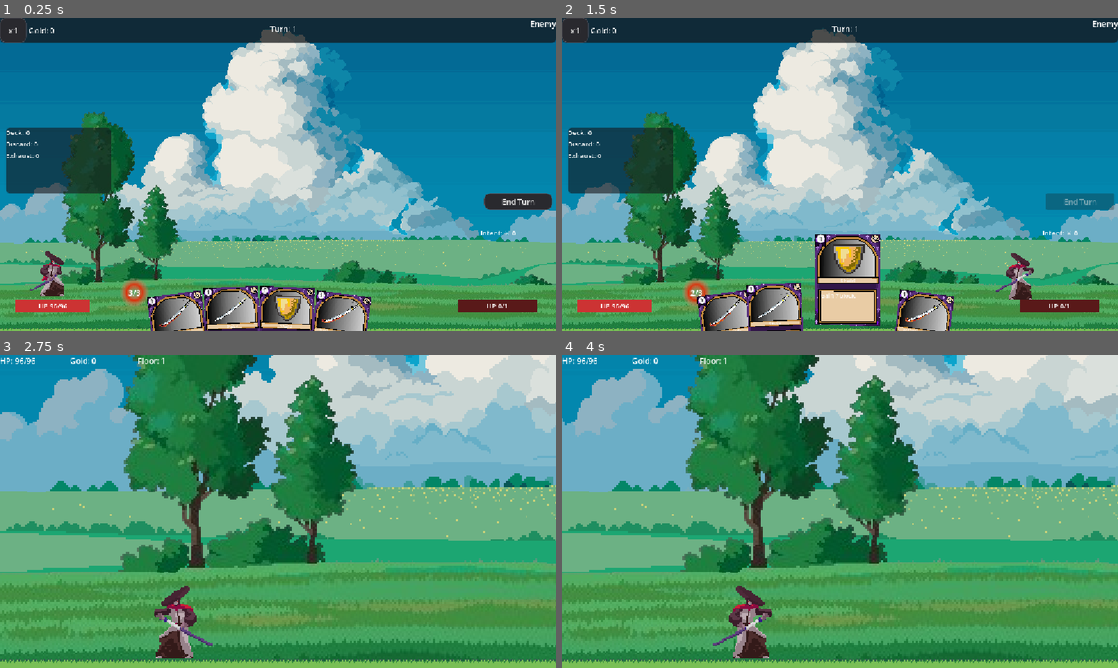
Above: before the commit, frames 1-4 (two rows, left to right).
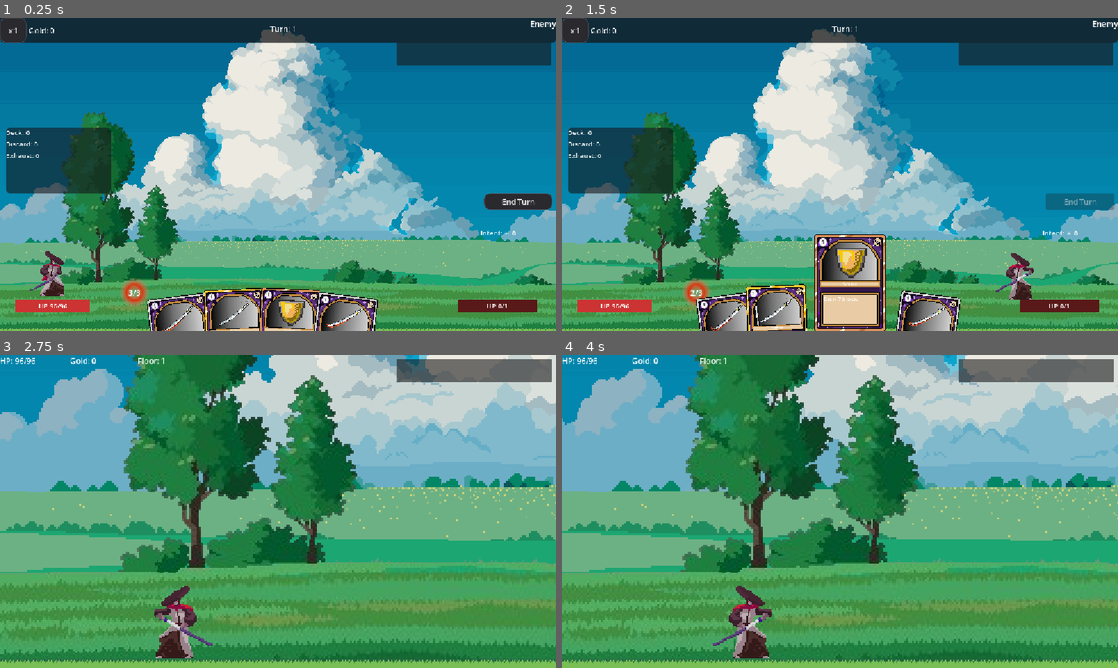
Above: after the commit, the same moments.

Repository: kirimpl/CardGame
Game: Godot game, scene res://fight.tscn
Same seed, same stepped clock (60 frames per second), same inputs: the game is played once before the commit and once after it. This scene is started directly instead of the project's main scene. The engine's default icon, where the game draws it, is replaced by a stand-in: a white triangle on a blue panel in a dark square.
Inputs (mouse positions are in pixels of both pictures, inside the frame that each line leads up to):
- Up to frame 1 (0.25 s): no input
- Up to frame 2 (1.5 s): tap Enter (ui_accept) at 0.5, 0.77 s; move the mouse to (795, 324) at 0.52 s; hold D (ui_right) from 0.53 s (still down); click (795, 324) at 0.6 s; move the mouse to (867, 324) at 1.27 s; click (867, 324) at 1.35 s
- Up to frame 3 (2.75 s): tap Enter (ui_accept) at 1.52 s; move the mouse to (333, 442) at 2.02 s; release D (ui_right) at 2.03 s; hold A (ui_left) from 2.03 s (still down); hold E (interact) from 2.03 s (still down); click (333, 442) at 2.3 s
- Up to frame 4 (4 s): move the mouse to (812, 574) at 2.77 s; release A (ui_left) at 2.78 s; release E (interact) at 2.78 s; hold D (ui_right) from 2.78 s (still down); click (812, 574) at 2.85 s; tap Enter (ui_accept) at 3.02, 3.77 s; move the mouse to (1006, 558) at 3.52 s; click (1006, 558) at 3.6 s

The runs differ from the first frame. In frame 1, 5.6% of the frame differs, in the area x 26-100%, y 7-100%; in frame 2, 7.0%, in the area x 24-100%, y 7-100%; in frame 3, 2.0%; in frame 4, 2.0%.

Commit message:
add rarity system and relics, also added a new card and updated the card view to show rarity and relics

Diff:
--- a/Autoload/RunManager.gd
+++ b/Autoload/RunManager.gd
@@ -4,25 +4,29 @@
 @export var start_floor: int = 1
 @export var start_act: int = 1
 @export var start_gold: int = 0
-@export var max_hp: int = 96
+@export var base_max_hp: int = 96
 @export_range(1, 20, 1) var battle_speed_min: int = 1
 @export_range(1, 20, 1) var battle_speed_max: int = 5
 @export_range(1, 100, 1) var floors_per_act: int = 9
 @export_range(1, 100, 1) var boss_floor: int = 10
 @export_range(0.0, 1.0, 0.01) var elite_chance: float = 0.24
 @export_range(1.0, 5.0, 0.05) var elite_gold_multiplier: float = 1.65
+@export var starting_relics: Array[RelicData] = []
 
 var current_floor: int = 1
 var current_act: int = 1
 var gold: int = 0
 var pending_gold: int = 0
 var battle_speed_mult: int = 1
+var max_hp: int = 96
 var current_hp: int = 100
 var current_enemy_data: EnemyData = null
 var current_enemy_is_elite: bool = false
 var returning_from_fight: bool = false
 var reward_claimed: bool = false
 var deck: Array[CardData] = []
+var relics: Array[RelicData] = []
+var consumed_one_shot_relic_indices: Dictionary = {}
 
 # --- Пулы врагов ---
 var normal_enemies: Array[EnemyData] = []
@@ -116,6 +120,7 @@
 	current_floor = start_floor
 	current_act = start_act
 	gold = start_gold
+	max_hp = base_max_hp
 	current_hp = max_hp
 	current_enemy_data = null
 	battle_speed_mult = clampi(battle_speed_mult, battle_speed_min, battle_speed_max)
@@ -123,6 +128,10 @@
 	returning_from_fight = false
 	reward_claimed = false
 	deck.clear()
+	relics.clear()
+	consumed_one_shot_relic_indices.clear()
+	for relic in starting_relics:
+		add_relic(relic, false)
 
 
 func next_floor():
@@ -148,3 +157,93 @@
 		return "ELITE"
 
 	return "NORMAL"
+
+
+func add_relic(relic: RelicData, heal_to_full_on_add: bool = false) -> void:
+	if relic == null:
+		return
+	if relic.id != "" and has_relic_id(relic.id):
+		return
+	var relic_copy: RelicData = relic.duplicate(true) as RelicData
+	if relic_copy == null:
+		relic_copy = relic
+	relics.append(relic_copy)
+	_recalculate_derived_stats()
+
+	var heal_amount: int = max(0, relic_copy.heal_on_pickup_flat)
+	if relic_copy.heal_on_pickup_percent > 0.0:
+		heal_amount += int(round(float(max_hp) * relic_copy.heal_on_pickup_percent))
+	if heal_to_full_on_add:
+		current_hp = max_hp
+	elif heal_amount > 0:
+		current_hp = min(max_hp, current_hp + heal_amount)
+
+
+func _recalculate_derived_stats() -> void:
+	var hp_bonus: int = 0
+	for relic in relics:
+		if relic == null:
+			continue
+		hp_bonus += relic.max_hp_bonus
+	max_hp = max(1, base_max_hp + hp_bonus)
+	current_hp = min(current_hp, max_hp)
+
+
+func try_trigger_relic_revive() -> bool:
+	for i in range(relics.size()):
+		var relic: RelicData = relics[i]
+		if relic == null:
+			continue
+		if not relic.one_time_revive:
+			continue
+		if consumed_one_shot_relic_indices.has(i):
+			continue
+		consumed_one_shot_relic_indices[i] = true
+		var pct: float = clampf(relic.revive_hp_percent, 0.01, 1.0)
+		current_hp = max(1, int(round(float(max_hp) * pct)))
+		return true
+	return false
+
+
+func apply_relic_card_modifiers(card: CardData) -> void:
+	if card == null:
+		return
+	for relic in relics:
+		if relic == null:
+			continue
+		if not relic.has_card_stat_modifiers():
+			continue
+		if not _relic_matches_card(relic, card):
+			continue
+
+		if relic.attack_damage_bonus != 0:
+			card.damage = max(0, card.damage + relic.attack_damage_bonus)
+		if relic.defense_bonus != 0:
+			card.defense = max(0, card.defense + relic.defense_bonus)
+		if relic.cost_delta != 0:
+			card.cost = max(0, card.cost + relic.cost_delta)
+		if relic.effect_durability_bonus != 0:
+			card.effect_durability = max(0, card.effect_durability + relic.effect_durability_bonus)
+		if relic.buff_charges_bonus != 0:
+			card.buff_charges = max(0, card.buff_charges + relic.buff_charges_bonus)
+
+
+func _relic_matches_card(relic: RelicData, card: CardData) -> bool:
+	if not relic.card_id_filters.is_empty() and not relic.card_id_filters.has(card.id):
+		return false
+	if relic.use_card_type_filter and card.get_card_type() != relic.card_type_filter:
+		return false
+	if relic.require_upgraded_card and not card.is_upgraded():
+		return false
+	return true
+
+
+func has_relic_id(relic_id: String) -> bool:
+	if relic_id == "":
+		return false
+	for relic in relics:
+		if relic == null:
+			continue
+		if relic.id == relic_id:
+			return true
+	return false
--- a/Cards/CardData.gd
+++ b/Cards/CardData.gd
@@ -16,7 +16,7 @@
 
 enum CardType { ATTACK, DEFENSE, BUFF }
 enum BuffKind { NONE, ENCHANT_ATTACK_EFFECT }
-enum Rarity { COMMON, UNCOMMON, RARE }
+enum Rarity { COMMON, UNCOMMON, RARE, LEGENDARY }
 
 @export_group("Meta")
 @export var rarity: Rarity = Rarity.COMMON
@@ -183,5 +183,7 @@
 			return "Uncommon"
 		Rarity.RARE:
 			return "Rare"
+		Rarity.LEGENDARY:
+			return "Legendary"
 		_:
 			return "Common"
--- a/Cards/Data/Attack/BlazingStrike.tres
+++ b/Cards/Data/Attack/BlazingStrike.tres
@@ -1,7 +1,7 @@
-[gd_resource type="Resource" script_class="CardData" format=3]
+[gd_resource type="Resource" script_class="CardData" format=3 uid="uid://c4rjhf4yvv67b"]
 
-[ext_resource type="Script" path="res://Cards/CardData.gd" id="1"]
-[ext_resource type="Resource" path="res://Cards/Effects/Burn.tres" id="2"]
+[ext_resource type="Script" uid="uid://be11khx8iq8gm" path="res://Cards/CardData.gd" id="1"]
+[ext_resource type="Resource" uid="uid://1s1avov45a4l" path="res://Cards/Effects/Burn.tres" id="2"]
 
 [resource]
 script = ExtResource("1")
--- a/Cards/Data/Attack/Strike.tres
+++ b/Cards/Data/Attack/Strike.tres
@@ -8,5 +8,5 @@
 title = "Strike"
 description = "Deal 6 damage."
 damage = 6
-rarity = 0
+rarity = 3
 metadata/_custom_type_script = "uid://be11khx8iq8gm"
--- /dev/null
+++ b/Cards/RarityRam/Common.tres
@@ -0,0 +1,7 @@
+[gd_resource type="AtlasTexture" format=3 uid="uid://2pljccu2ek2a"]
+
+[ext_resource type="Texture2D" uid="uid://bkj2b227f73tr" path="res://Asset/Card/Modular_Fantasy_Cards_Spritesheet.png" id="1_p5wvu"]
+
+[resource]
+atlas = ExtResource("1_p5wvu")
+region = Rect2(456, 0, 76, 103)
--- /dev/null
+++ b/Cards/RarityRam/Legendary.tres
@@ -0,0 +1,7 @@
+[gd_resource type="AtlasTexture" format=3 uid="uid://do7k10b4vekxn"]
+
+[ext_resource type="Texture2D" uid="uid://bkj2b227f73tr" path="res://Asset/Card/Modular_Fantasy_Cards_Spritesheet.png" id="1_hsrp6"]
+
+[resource]
+atlas = ExtResource("1_hsrp6")
+region = Rect2(608, 0, 77, 103)
--- /dev/null
+++ b/Cards/RarityRam/Rare.tres
@@ -0,0 +1,7 @@
+[gd_resource type="AtlasTexture" format=3 uid="uid://btjucsir8ktrc"]
+
+[ext_resource type="Texture2D" uid="uid://bkj2b227f73tr" path="res://Asset/Card/Modular_Fantasy_Cards_Spritesheet.png" id="1_6oyti"]
+
+[resource]
+atlas = ExtResource("1_6oyti")
+region = Rect2(532, 0, 76, 103)
--- /dev/null
+++ b/Relic/Data/PhoenixFeather.tres
@@ -0,0 +1,12 @@
+[gd_resource type="Resource" script_class="RelicData" format=3 uid="uid://b7kc1wrcwxn14"]
+
+[ext_resource type="Script" uid="uid://2byr5g5sl7w2" path="res://Relic/RelicData.gd" id="1"]
+
+[resource]
+script = ExtResource("1")
+id = "phoenix_feather"
+title = "Phoenix Feather"
+description = "One time: if you would die, revive at 30% HP."
+rarity = 3
+one_time_revive = true
+card_id_filters = null
--- /dev/null
+++ b/Relic/Data/Test.tres
@@ -0,0 +1,8 @@
+[gd_resource type="Resource" script_class="RelicData" format=3 uid="uid://c2xxiuabjyvvt"]
+
+[ext_resource type="Script" uid="uid://2byr5g5sl7w2" path="res://Relic/RelicData.gd" id="1_kgqh1"]
+
+[resource]
+script = ExtResource("1_kgqh1")
+card_id_filters = null
+metadata/_custom_type_script = "uid://2byr5g5sl7w2"
--- /dev/null
+++ b/Relic/Data/VitalCore.tres
@@ -0,0 +1,12 @@
+[gd_resource type="Resource" script_class="RelicData" format=3 uid="uid://c7fqgjgepiago"]
+
+[ext_resource type="Script" uid="uid://2byr5g5sl7w2" path="res://Relic/RelicData.gd" id="1"]
+
+[resource]
+script = ExtResource("1")
+id = "vital_core"
+title = "Vital Core"
+description = "+20 Max HP."
+rarity = 1
+max_hp_bonus = 20
+card_id_filters = null
--- /dev/null
+++ b/Relic/Data/WarBanner.tres
@@ -0,0 +1,13 @@
+[gd_resource type="Resource" script_class="RelicData" format=3 uid="uid://ckg15us7uerf5"]
+
+[ext_resource type="Script" uid="uid://2byr5g5sl7w2" path="res://Relic/RelicData.gd" id="1"]
+
+[resource]
+script = ExtResource("1")
+id = "war_banner"
+title = "War Banner"
+description = "Attack cards get +2 damage."
+rarity = 2
+card_id_filters = PackedStringArray()
+use_card_type_filter = true
+attack_damage_bonus = 2
--- /dev/null
+++ b/Relic/RelicData.gd
@@ -0,0 +1,41 @@
+extends Resource
+class_name RelicData
+
+enum RelicRarity { COMMON, UNCOMMON, RARE, LEGENDARY }
+
+@export_group("Identity")
+@export var id: String = ""
+@export var title: String = ""
+@export_multiline var description: String = ""
+@export var icon: Texture2D
+@export var rarity: RelicRarity = RelicRarity.COMMON
+
+@export_group("Survivability")
+@export var max_hp_bonus: int = 0
+@export var heal_on_pickup_flat: int = 0
+@export_range(0.0, 1.0, 0.01) var heal_on_pickup_percent: float = 0.0
+@export var one_time_revive: bool = false
+@export_range(0.01, 1.0, 0.01) var revive_hp_percent: float = 0.3
+
+@export_group("Card Buff Filters")
+@export var card_id_filters: PackedStringArray = PackedStringArray()
+@export var use_card_type_filter: bool = false
+@export var card_type_filter: CardData.CardType = CardData.CardType.ATTACK
+@export var require_upgraded_card: bool = false
+
+@export_group("Card Buff Values")
+@export var attack_damage_bonus: int = 0
+@export var defense_bonus: int = 0
+@export var cost_delta: int = 0
+@export var effect_durability_bonus: int = 0
+@export var buff_charges_bonus: int = 0
+
+func get_display_name() -> String:
+	return title if title != "" else id
+
+func has_card_stat_modifiers() -> bool:
+	return attack_damage_bonus != 0 \
+		or defense_bonus != 0 \
+		or cost_delta != 0 \
+		or effect_durability_bonus != 0 \
+		or buff_charges_bonus != 0
--- a/UI/CardView.tscn
+++ b/UI/CardView.tscn
@@ -50,11 +50,13 @@
 
 [node name="CardView" type="Control" unique_id=782862917]
 clip_contents = true
-custom_minimum_size = Vector2(117, 160)
+custom_minimum_size = Vector2(140, 180)
 layout_mode = 3
 anchors_preset = 0
-offset_right = 117.0
-offset_bottom = 160.0
+offset_left = 46.0
+offset_top = 32.0
+offset_right = 166.0
+offset_bottom = 202.0
 script = ExtResource("1_pqrer")
 icon_attack = ExtResource("4_katana")
 icon_attack_fire = ExtResource("5_katana_fire")
@@ -64,10 +66,10 @@
 [node name="CardRam" type="TextureRect" parent="." unique_id=1422661269]
 light_mask = 0
 layout_mode = 0
-offset_left = 4.0
-offset_top = 3.4978638
-offset_right = 112.0
-offset_bottom = 86.49786
+offset_left = 10.0
+offset_top = 12.497864
+offset_right = 118.0
+offset_bottom = 95.49786
 texture = SubResource("AtlasTexture_upti4")
 expand_mode = 1
 
@@ -92,19 +94,20 @@
 
 [node name="CardBG" type="TextureRect" parent="." unique_id=2105709971]
 layout_mode = 0
-offset_left = -2.0
-offset_right = 118.0
-offset_bottom = 159.14163
+offset_left = 4.0
+offset_top = 9.0
+offset_right = 124.0
+offset_bottom = 168.14163
 texture = SubResource("AtlasTexture_10d5n")
 expand_mode = 1
 stretch_mode = 5
 
 [node name="CardBox" type="TextureRect" parent="." unique_id=278336005]
 layout_mode = 0
-offset_left = 6.0
-offset_top = 95.49786
-offset_right = 109.41464
-offset_bottom = 156.49786
+offset_left = 12.0
+offset_top = 104.49786
+offset_right = 115.41464
+offset_bottom = 165.49786
 texture = SubResource("AtlasTexture_pqrer")
 expand_mode = 1
 
@@ -122,18 +125,18 @@
 
 [node name="CardIcon" type="TextureRect" parent="." unique_id=1518909129]
 layout_mode = 0
-offset_left = 98.0
-offset_top = 1.4978638
-offset_right = 113.0
-offset_bottom = 16.497864
+offset_left = 104.0
+offset_top = 10.497864
+offset_right = 119.0
+offset_bottom = 25.497864
 texture = SubResource("AtlasTexture_newdn")
 
 [node name="CardNameBox" type="TextureRect" parent="." unique_id=1962622647]
 layout_mode = 0
-offset_left = 4.0
-offset_top = 75.49786
-offset_right = 112.0
-offset_bottom = 87.49786
+offset_left = 10.0
+offset_top = 84.49786
+offset_right = 118.0
+offset_bottom = 96.49786
 texture = SubResource("AtlasTexture_n1itj")
 expand_mode = 1
 
@@ -148,10 +151,10 @@
 
 [node name="CardCostBoxIcon" type="TextureRect" parent="." unique_id=1822928933]
 layout_mode = 0
-offset_left = 1.0
-offset_top = 0.49786377
-offset_right = 20.5
-offset_bottom = 24.872864
+offset_left = 7.0
+offset_top = 9.497864
+offset_right = 26.5
+offset_bottom = 33.872864
 texture = SubResource("AtlasTexture_e2d0f")
 
 [node name="CostBackground" type="Panel" parent="CardCostBoxIcon" unique_id=1283623440]
@@ -173,3 +176,12 @@
 text = "Cost"
 horizontal_alignment = 1
 vertical_alignment = 1
+
+[node name="CardRarityRam" type="TextureRect" parent="." unique_id=658989200]
+visibility_layer = 2
+z_index = 1
+layout_mode = 0
+offset_left = 1.0
+offset_top = 3.0
+offset_right = 126.0
+offset_bottom = 174.0
--- a/UI/card_view.gd
+++ b/UI/card_view.gd
@@ -11,11 +11,15 @@
 @onready var desc_label: Label = $CardBox/DescLabel
 @onready var cost_label: Label = $CardCostBoxIcon/CostBackground/CardCost
 @onready var main_icon: TextureRect = $CardRam/CardMainIcon
+@onready var rarity_frame: TextureRect = get_node_or_null("CardRarityRam")
 
 @export var icon_attack: Texture2D
 @export var icon_attack_fire: Texture2D
 @export var icon_defense: Texture2D
 @export var icon_buff: Texture2D
+@export var rarity_common_frame: Texture2D = preload("res://Cards/RarityRam/Common.tres")
+@export var rarity_rare_frame: Texture2D = preload("res://Cards/RarityRam/Rare.tres")
+@export var rarity_legendary_frame: Texture2D = preload("res://Cards/RarityRam/Legendary.tres")
 
 var target_position: Vector2 = Vector2.ZERO
 var target_rotation: float = 0.0
@@ -23,11 +27,18 @@
 var lerp_speed: float = 15.0
 var is_hovered: bool = false
 var use_physics: bool = true
+var hover_tween: Tween = null
+
+@export_group("Hover Anim")
+@export var reward_hover_scale: float = 1.08
+@export var reward_hover_time: float = 0.12
+@export var reward_hover_brightness: float = 1.08
 
 func _ready() -> void:
 	mouse_entered.connect(_on_mouse_entered)
 	mouse_exited.connect(_on_mouse_exited)
 	pivot_offset = Vector2(size.x / 2.0, size.y)
+	_update_rarity_frame()
 	if card_data:
 		_update_visuals()
 
@@ -41,15 +52,7 @@
 		return
 
 	if title_label:
-		var rarity_suffix: String = ""
-		match card_data.rarity:
-			CardData.Rarity.UNCOMMON:
-				rarity_suffix = " [U]"
-			CardData.Rarity.RARE:
-				rarity_suffix = " [R]"
-			_:
-				rarity_suffix = ""
-		title_label.text = card_data.get_display_title() + rarity_suffix
+		title_label.text = card_data.get_display_title()
 
 	if desc_label:
 		var d: String = card_data.get_description()
@@ -67,6 +70,7 @@
 	if cost_label:
 		cost_label.text = str(card_data.get_cost())
 
+	_update_rarity_frame()
 	_update_main_icon()
 
 func _update_main_icon() -> void:
@@ -90,23 +94,56 @@
 		_:
 			pass
 
+func _update_rarity_frame() -> void:
+	if rarity_frame == null:
+		return
+
+	if card_data == null:
+		rarity_frame.texture = rarity_common_frame
+		return
+
+	match card_data.rarity:
+		CardData.Rarity.LEGENDARY:
+			rarity_frame.texture = rarity_legendary_frame
+		CardData.Rarity.RARE:
+			rarity_frame.texture = rarity_rare_frame
+		CardData.Rarity.UNCOMMON:
+			rarity_frame.texture = rarity_rare_frame
+		_:
+			rarity_frame.texture = rarity_common_frame
+
 func _process(delta: float) -> void:
 	if use_physics:
 		position = position.lerp(target_position, lerp_speed * delta)
 		rotation_degrees = lerp(rotation_degrees, target_rotation, lerp_speed * delta)
 		scale = scale.lerp(target_scale, lerp_speed * delta)
-	else:
-		rotation = 0
-		scale = Vector2(1, 1)
 
 func _on_mouse_entered() -> void:
 	is_hovered = true
+	if not use_physics:
+		_play_reward_hover_anim(true)
 	emit_signal("card_hovered", self)
 
 func _on_mouse_exited() -> void:
 	is_hovered = false
+	if not use_physics:
+		_play_reward_hover_anim(false)
 	emit_signal("card_unhovered", self)
 
 func _gui_input(event) -> void:
 	if event is InputEventMouseButton and event.pressed and event.button_index == MOUSE_BUTTON_LEFT:
 		emit_signal("played")
+
+func _play_reward_hover_anim(hovered: bool) -> void:
+	if hover_tween != null and hover_tween.is_running():
+		hover_tween.kill()
+
+	hover_tween = create_tween()
+	hover_tween.set_trans(Tween.TRANS_QUAD)
+	hover_tween.set_ease(Tween.EASE_OUT if hovered else Tween.EASE_IN)
+
+	var target_scale_value: Vector2 = Vector2.ONE * reward_hover_scale if hovered else Vector2.ONE
+	var target_modulate: Color = Color(reward_hover_brightness, reward_hover_brightness, reward_hover_brightness, 1.0) if hovered else Color.WHITE
+
+	hover_tween.parallel().tween_property(self, "scale", target_scale_value, reward_hover_time)
+	hover_tween.parallel().tween_property(self, "modulate", target_modulate, reward_hover_time)
--- a/battle_manager.gd
+++ b/battle_manager.gd
@@ -1,4 +1,6 @@
 extends Node2D
+
+const RELIC_FALLBACK_ICON: Texture2D = preload("res://icon.svg")
 
 @export var player_scene: PackedScene
 @export var enemy_scene: PackedScene
@@ -67,6 +69,8 @@
 var pile_overlay: Control = null
 var pile_title_label: Label = null
 var pile_cards_grid: GridContainer = null
+var relic_panel: PanelContainer = null
+var relic_icons_row: HBoxContainer = null
 
 
 func _ready() -> void:
@@ -75,6 +79,7 @@
 
 	end_btn.pressed.connect(_on_end_turn_pressed)
 	_setup_pile_ui()
+	_setup_relic_panel()
 	_bind_pile_label_events()
 
 	if ui_speed_btn:
@@ -225,6 +230,7 @@
 
 	if ui_turn_label:
 		ui_turn_label.text = "Turn: %d" % turn_number
+	_refresh_relic_panel()
 
 
 func _assert_ui() -> bool:
@@ -293,6 +299,45 @@
 	vbox.add_child(close_btn)
 
 
+func _setup_relic_panel() -> void:
+	relic_panel = PanelContainer.new()
+	relic_panel.name = "RelicPanel"
+	relic_panel.anchor_left = 1.0
+	relic_panel.anchor_top = 0.0
+	relic_panel.anchor_right = 1.0
+	relic_panel.anchor_bottom = 0.0
+	relic_panel.offset_left = -330.0
+	relic_panel.offset_top = 50.0
+	relic_panel.offset_right = -10.0
+	relic_panel.offset_bottom = 98.0
+	relic_panel.mouse_filter = Control.MOUSE_FILTER_IGNORE
+	ui_root.add_child(relic_panel)
+
+	relic_icons_row = HBoxContainer.new()
+	relic_icons_row.alignment = BoxContainer.ALIGNMENT_END
+	relic_icons_row.mouse_filter = Control.MOUSE_FILTER_IGNORE
+	relic_panel.add_child(relic_icons_row)
+
+	_refresh_relic_panel()
+
+
+func _refresh_relic_panel() -> void:
+	if relic_icons_row == null:
+		return
+	for child in relic_icons_row.get_children():
+		child.queue_free()
+
+	for relic in RunManager.relics:
+		if relic == null:
+			continue
+		var icon_holder := TextureRect.new()
+		icon_holder.custom_minimum_size = Vector2(34, 34)
+		icon_holder.expand_mode = TextureRect.EXPAND_FIT_WIDTH_PROPORTIONAL
+		icon_holder.stretch_mode = TextureRect.STRETCH_KEEP_ASPECT_CENTERED
+		icon_holder.texture = relic.icon if relic.icon != null else RELIC_FALLBACK_ICON
+		icon_holder.tooltip_text = "%s\n%s" % [relic.get_display_name(), relic.description]
+		relic_icons_row.add_child(icon_holder)
+
 func _bind_pile_label_events() -> void:
 	_bind_clickable_label(ui_deck, _on_deck_label_gui_input)
 	_bind_clickable_label(ui_discard, _on_discard_label_gui_input)
@@ -335,7 +380,9 @@
 		if c == null:
 			continue
 		var copy: CardData = c.duplicate(true) as CardData
-		out.append(copy if copy != null else c)
+		var final_card: CardData = copy if copy != null else c
+		RunManager.apply_relic_card_modifiers(final_card)
+		out.append(final_card)
 	return out
 
 
@@ -562,6 +609,9 @@
 			player.call("play_take_damage")
 
 	if int(RunManager.current_hp) <= 0:
+		if RunManager.try_trigger_relic_revive():
+			_update_ui()
+			return
 		get_tree().change_scene_to_file("res://menu.tscn")
 		return
 
--- a/level.gd
+++ b/level.gd
@@ -1,4 +1,6 @@
 extends Node2D
+
+const RELIC_FALLBACK_ICON: Texture2D = preload("res://icon.svg")
 
 var fight_started := false
 var enemy: Node = null
@@ -14,6 +16,9 @@
 @onready var gold_label: Label = get_node_or_null("HUD/GoldLabel")
 @onready var floor_label: Label = get_node_or_null("HUD/FloorLabel")
 
+var relic_panel: PanelContainer = null
+var relic_icons_row: HBoxContainer = null
+
 func _ready() -> void:
 	# Синхронизируем HP
 	if player and ("hp" in player):
@@ -27,6 +32,7 @@
 		_setup_victory_state()
 	else:
 		_setup_battle_state()
+	_setup_relic_panel()
 
 func _setup_battle_state() -> void:
 	_spawn_random_enemy()
@@ -129,3 +135,46 @@
 		gold_label.text = "Gold: %d" % int(RunManager.gold)
 	if floor_label:
 		floor_label.text = "Floor: %d" % int(RunManager.current_floor)
+	_refresh_relic_panel()
+
+
+func _setup_relic_panel() -> void:
+	var hud: CanvasLayer = get_node_or_null("HUD")
+	if hud == null:
+		return
+	relic_panel = PanelContainer.new()
+	relic_panel.name = "RelicPanel"
+	relic_panel.anchor_left = 1.0
+	relic_panel.anchor_top = 0.0
+	relic_panel.anchor_right = 1.0
+	relic_panel.anchor_bottom = 0.0
+	relic_panel.offset_left = -330.0
+	relic_panel.offset_top = 8.0
+	relic_panel.offset_right = -8.0
+	relic_panel.offset_bottom = 56.0
+	relic_panel.mouse_filter = Control.MOUSE_FILTER_IGNORE
+	hud.add_child(relic_panel)
+
+	relic_icons_row = HBoxContainer.new()
+	relic_icons_row.alignment = BoxContainer.ALIGNMENT_END
+	relic_icons_row.mouse_filter = Control.MOUSE_FILTER_IGNORE
+	relic_panel.add_child(relic_icons_row)
+	_refresh_relic_panel()
+
+
+func _refresh_relic_panel() -> void:
+	if relic_icons_row == null:
+		return
+	for child in relic_icons_row.get_children():
+		child.queue_free()
+
+	for relic in RunManager.relics:
+		if relic == null:
+			continue
+		var icon_holder := TextureRect.new()
+		icon_holder.custom_minimum_size = Vector2(34, 34)
+		icon_holder.expand_mode = TextureRect.EXPAND_FIT_WIDTH_PROPORTIONAL
+		icon_holder.stretch_mode = TextureRect.STRETCH_KEEP_ASPECT_CENTERED
+		icon_holder.texture = relic.icon if relic.icon != null else RELIC_FALLBACK_ICON
+		icon_holder.tooltip_text = "%s\n%s" % [relic.get_display_name(), relic.description]
+		relic_icons_row.add_child(icon_holder)
--- a/reward_ui.gd
+++ b/reward_ui.gd
@@ -1,6 +1,13 @@
 extends CanvasLayer
 
+const RELIC_FALLBACK_ICON: Texture2D = preload("res://icon.svg")
+
 @export var all_cards_db: Array[CardData] = []
+@export var all_relics_db: Array[RelicData] = [
+	preload("res://Relic/Data/VitalCore.tres"),
+	preload("res://Relic/Data/PhoenixFeather.tres"),
+	preload("res://Relic/Data/WarBanner.tres"),
+]
 @export var reward_count: int = 3
 @export_range(0.0, 1.0, 0.01) var normal_common_weight: float = 0.7
 @export_range(0.0, 1.0, 0.01) var normal_uncommon_weight: float = 0.25
@@ -10,8 +17,10 @@
 @export_range(0.0, 1.0, 0.01) var elite_rare_weight: float = 0.25
 @export_range(0.0, 1.0, 0.01) var normal_upgrade_chance: float = 0.12
 @export_range(0.0, 1.0, 0.01) var elite_upgrade_chance: float = 0.33
+@export_range(0.0, 1.0, 0.01) var normal_relic_reward_chance: float = 0.3
 
 @onready var card_container: HBoxContainer = $VBoxContainer/HBoxContainer
+@onready var root_vbox: VBoxContainer = $VBoxContainer
 @onready var skip_btn: Button = $VBoxContainer/SkipRewardButton
 @onready var gold_label: Label = $VBoxContainer/GoldLabel if has_node("VBoxContainer/GoldLabel") else null
 @onready var card_scene: PackedScene = preload("res://UI/CardView.tscn")
@@ -27,7 +36,55 @@
 			gold_label.text = "Gold +%d" % int(RunManager.pending_gold)
 		RunManager.pending_gold = 0
 
+	_try_grant_relic_reward()
 	_generate_card_rewards()
+
+
+func _try_grant_relic_reward() -> void:
+	if all_relics_db.is_empty():
+		return
+
+	var guaranteed: bool = RunManager.current_enemy_is_elite
+	var rolled: bool = guaranteed or randf() < normal_relic_reward_chance
+	if not rolled:
+		return
+
+	var candidates: Array[RelicData] = []
+	for relic in all_relics_db:
+		if relic == null:
+			continue
+		if relic.id != "" and RunManager.has_relic_id(relic.id):
+			continue
+		candidates.append(relic)
+	if candidates.is_empty():
+		return
+
+	var picked: RelicData = candidates.pick_random() as RelicData
+	if picked == null:
+		return
+
+	RunManager.add_relic(picked)
+	_show_relic_notice(picked)
+
+
+func _show_relic_notice(relic: RelicData) -> void:
+	var box := HBoxContainer.new()
+	box.alignment = BoxContainer.ALIGNMENT_CENTER
+	root_vbox.add_child(box)
+	root_vbox.move_child(box, 1)
+
+	var icon := TextureRect.new()
+	icon.custom_minimum_size = Vector2(28, 28)
+	icon.expand_mode = TextureRect.EXPAND_FIT_WIDTH_PROPORTIONAL
+	icon.stretch_mode = TextureRect.STRETCH_KEEP_ASPECT_CENTERED
+	icon.texture = relic.icon if relic.icon != null else RELIC_FALLBACK_ICON
+	icon.tooltip_text = "%s\n%s" % [relic.get_display_name(), relic.description]
+	box.add_child(icon)
+
+	var label := Label.new()
+	label.text = "Relic: %s" % relic.get_display_name()
+	label.tooltip_text = "%s\n%s" % [relic.get_display_name(), relic.description]
+	box.add_child(label)
 
 func _generate_card_rewards() -> void:
 	if card_container == null:
@@ -59,7 +116,7 @@
 		var reward_card: CardData = _build_reward_card(card_data)
 		var card_view: CardView = card_scene.instantiate() as CardView
 		card_container.add_child(card_view)
-		card_view.custom_minimum_size = Vector2(120, 160)
+		card_view.custom_minimum_size = Vector2(140, 180)
 		card_view.use_physics = false
 		card_view.setup(reward_card)
 		if not card_view.played.is_connected(_on_card_selected):
Not shown, added: Relic/RelicData.gd.uid
